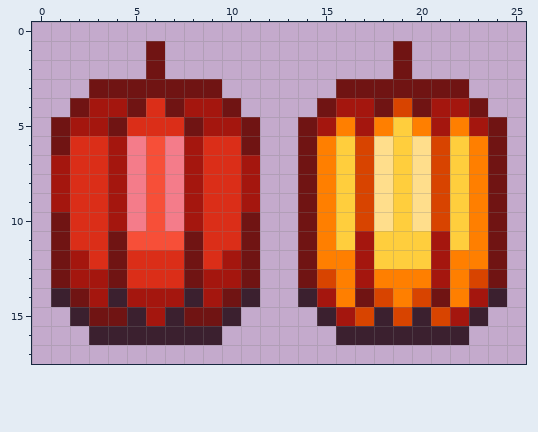
Pixel-art sprite, stored at Sources/Modules/Yggdrasil/YggdrasilTown/Tiles/SideHangingLantern_Lantern.png. This is how it looked before the edit.
The file is 52x36 pixels, drawn in blocks of 2x2; one block is one cell here.
New version:
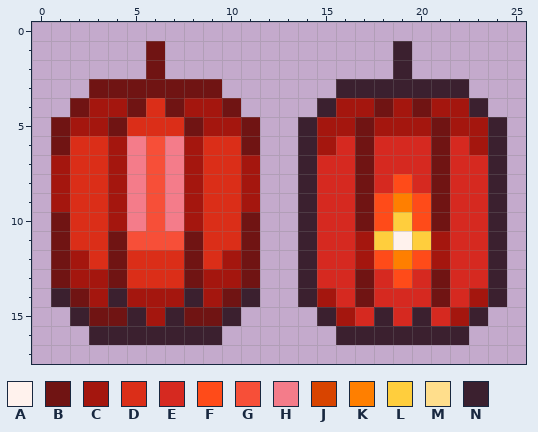
Palette (. is transparent): A #fff2ed  B #701413  C #a4160e  D #db2e18  E #d62920  F #ff4b19  G #f74f38  H #f47c8a  J #d84400  K #ff7f00  L #ffce3d  M #ffde8c  N #3b202f
The exact change:
y 1..2: x 19 B -> N
y 3: x 16..22 BBBBBBB -> NNNNNNN
y 4: x 15 B -> N; x 19 J -> C; x 23 B -> N
y 5: x 14 B -> N; x 16..22 KCKLKCK -> CBCCCBC; x 24 B -> N
y 6: x 14..24 BKLJMLMJLKB -> NCEBEEEBECN
y 7: x 14..24 BKLJMLMJLKB -> NEEBEEEBEEN
y 8: x 14..24 BKLJMLMJLKB -> NEEBEFEBEEN
y 9: x 14..24 BKLJMLMJLKB -> NEEBFKFBEEN
y 10: x 14..18 BKLJM -> NEEBF; x 20..24 MJLKB -> FBEEN
y 11: x 14..16 BKL -> NEE; x 19 L -> A; x 22..24 LKB -> EEN
y 12: x 14..16 BKK -> NEE; x 18..20 LLL -> FKF; x 22..24 KKB -> EEN
y 13: x 14..24 BJKCKKKCKJB -> NEEBEFEBEEN
y 14: x 16 K -> E; x 18..20 JKJ -> EEE; x 22 K -> E
y 15: x 17 J -> E; x 19 J -> E; x 21 J -> E
